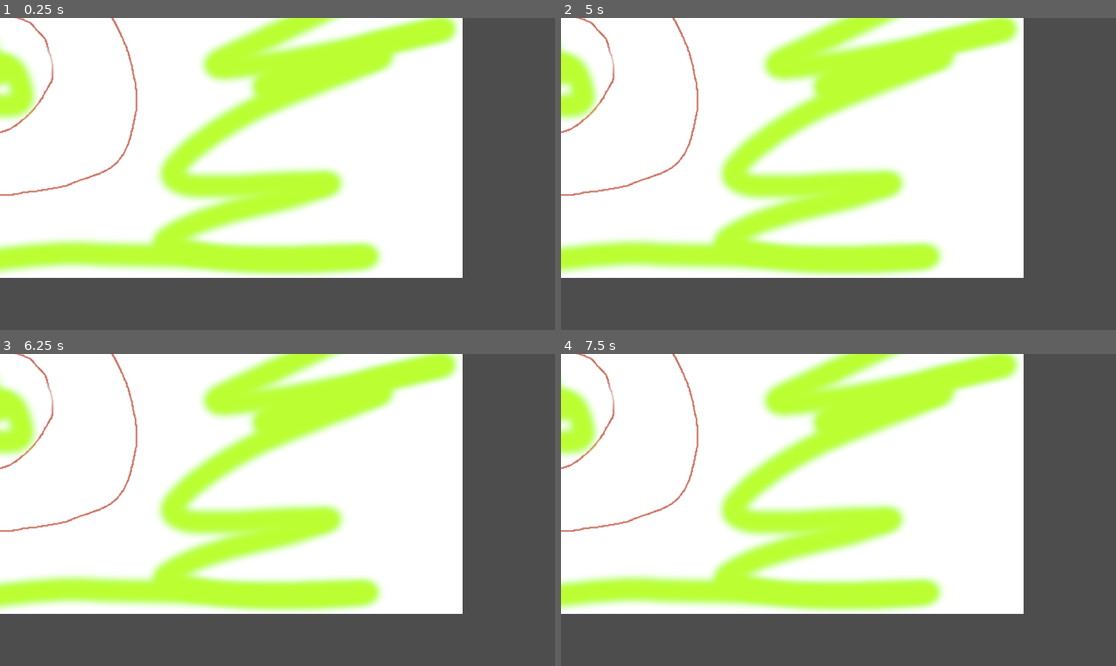
Above: before the commit, frames 1-4 (two rows, left to right).
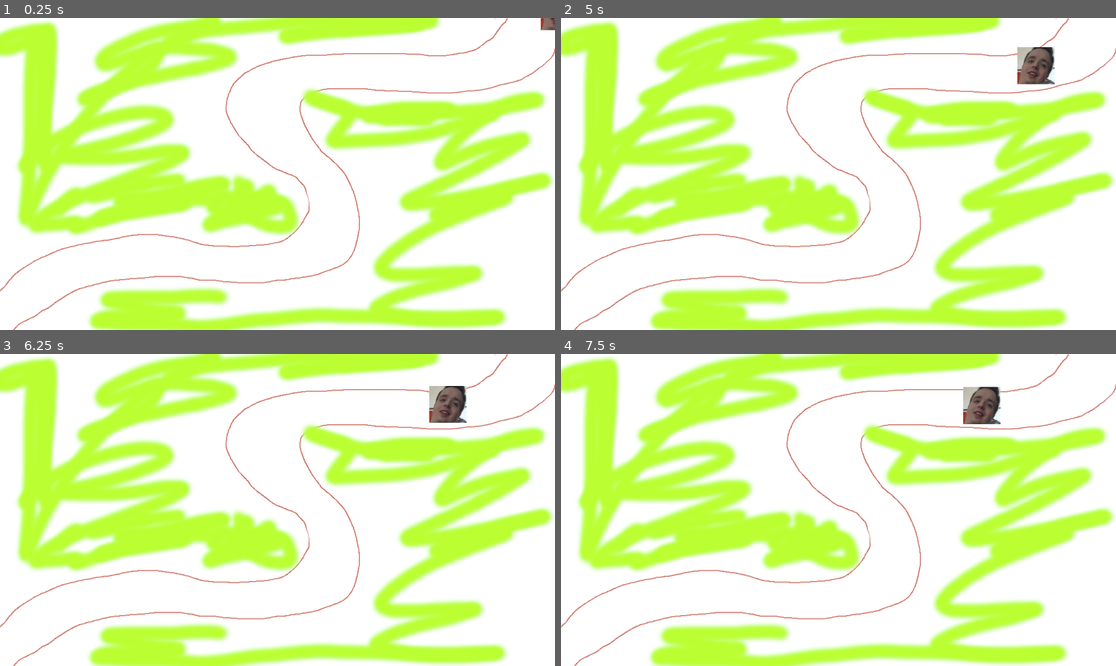
Above: after the commit, the same moments.

Repository: AstroFP/BrainRot-Tower-Defense
Game: Godot game, scene res://scenes/levels/TestLevel.tscn
Same seed, same stepped clock (60 frames per second), same inputs: the game is played once before the commit and once after it. Before the commit the project has no main scene; this scene is started directly in both runs.
Inputs:
- Up to frame 1 (0.25 s): no input
- Up to frame 2 (5 s): no input
- Up to frame 3 (6.25 s): no input
- Up to frame 4 (7.5 s): no input

The runs differ from the first frame. In frame 1, 76% of the frame differs, in the area x 0-100%, y 0-100%; in frame 2, 76%; in frame 3, 76%; in frame 4, 76%.

Commit message:
feat: Add angry Masnox going for a Kebab

Diff:
--- /dev/null
+++ b/prefabs/enemies/hungry_hippo.tscn
@@ -0,0 +1,18 @@
+[gd_scene load_steps=4 format=3 uid="uid://4ma2pna2ag6o"]
+
+[ext_resource type="Script" path="res://scenes/levels/HungryHippo.gd" id="1_ddlyg"]
+[ext_resource type="Texture2D" uid="uid://cjmyyku3i6ijs" path="res://assets/sprites/MC_Fabian3.png" id="2_it2yc"]
+
+[sub_resource type="RectangleShape2D" id="RectangleShape2D_irg8o"]
+size = Vector2(128, 128)
+
+[node name="HungryHippo" type="CharacterBody2D"]
+position = Vector2(0, 6.10352e-05)
+script = ExtResource("1_ddlyg")
+
+[node name="Sprite2D" type="Sprite2D" parent="."]
+scale = Vector2(2, 2)
+texture = ExtResource("2_it2yc")
+
+[node name="CollisionShape2D" type="CollisionShape2D" parent="."]
+shape = SubResource("RectangleShape2D_irg8o")
--- a/project.godot
+++ b/project.godot
@@ -11,7 +11,24 @@
 [application]
 
 config/name="BrainRot Tower Defense"
-config/features=PackedStringArray("4.4", "Mobile")
+run/main_scene="res://scenes/levels/TestLevel.tscn"
+config/features=PackedStringArray("4.2", "Mobile")
+
+[display]
+
+window/size/viewport_width=1920
+window/size/viewport_height=1080
+
+[file_customization]
+
+folder_colors={
+"res://assets/": "blue",
+"res://prefabs/": "teal"
+}
+
+[input_devices]
+
+pointing/emulate_touch_from_mouse=true
 
 [rendering]
 
--- /dev/null
+++ b/scenes/levels/HungryHippo.gd
@@ -0,0 +1,14 @@
+extends CharacterBody2D
+
+@onready var remote_transform_2d = $"../Path/PathFollow/RemoteTransform2D"
+@onready var path_follow = $"../Path/PathFollow"
+
+@export var move_speed := 75.0
+
+func _ready():
+	#remote_transform_2d.remote_path = self.get_path()
+	remote_transform_2d.position = Vector2(0,0)
+
+
+func _physics_process(delta):
+	path_follow.progress += move_speed * delta
--- a/scenes/levels/TestLevel.tscn
+++ b/scenes/levels/TestLevel.tscn
@@ -1,13 +1,36 @@
-[gd_scene load_steps=3 format=3 uid="uid://mxl1dxm5khkf"]
+[gd_scene load_steps=4 format=3 uid="uid://bncs3ty5546u5"]
 
-[ext_resource type="Texture2D" uid="uid://476xknmhmeto" path="res://assets/sprites/TestBackgroundSprite.png" id="1_86d4f"]
+[ext_resource type="Texture2D" uid="uid://txfxh2a7blna" path="res://assets/sprites/TestBackgroundSprite.png" id="1_86d4f"]
+[ext_resource type="PackedScene" uid="uid://4ma2pna2ag6o" path="res://prefabs/enemies/hungry_hippo.tscn" id="2_j24o3"]
 
 [sub_resource type="Curve2D" id="Curve2D_86d4f"]
+_data = {
+"points": PackedVector2Array(0, 0, 0, 0, 986, -577, 132.149, -97.4433, -132.149, 97.4433, 815, -417, 120.136, -86.7646, -120.136, 86.7646, 42, -310, 33.371, -170.859, -33.371, 170.859, 190, 184, 208.235, -13.3484, -208.235, 13.3484, -555, 280, 0, 0, 0, 0, -994, 535)
+}
+point_count = 6
 
 [node name="TestLevel" type="Node2D"]
 
 [node name="Background" type="Sprite2D" parent="."]
 texture = ExtResource("1_86d4f")
 
-[node name="Path2D" type="Path2D" parent="."]
+[node name="HungryHippo" parent="." instance=ExtResource("2_j24o3")]
+position = Vector2(-2, 6.10352e-05)
+
+[node name="Path" type="Path2D" parent="."]
 curve = SubResource("Curve2D_86d4f")
+
+[node name="PathFollow" type="PathFollow2D" parent="Path"]
+position = Vector2(986, -577)
+rotation = 2.38941
+rotates = false
+loop = false
+
+[node name="RemoteTransform2D" type="RemoteTransform2D" parent="Path/PathFollow"]
+position = Vector2(1115.66, 253.71)
+rotation = -2.38941
+remote_path = NodePath("../../../HungryHippo")
+
+[node name="GameManager" type="Node2D" parent="."]
+
+[node name="Camera2D" type="Camera2D" parent="."]
Binary file added: assets/sprites/MC_Fabian3.png
Not shown, added: assets/sprites/MC_Fabian3.png.import
Not shown, added: assets/sprites/TestBackgroundSprite.png.import
